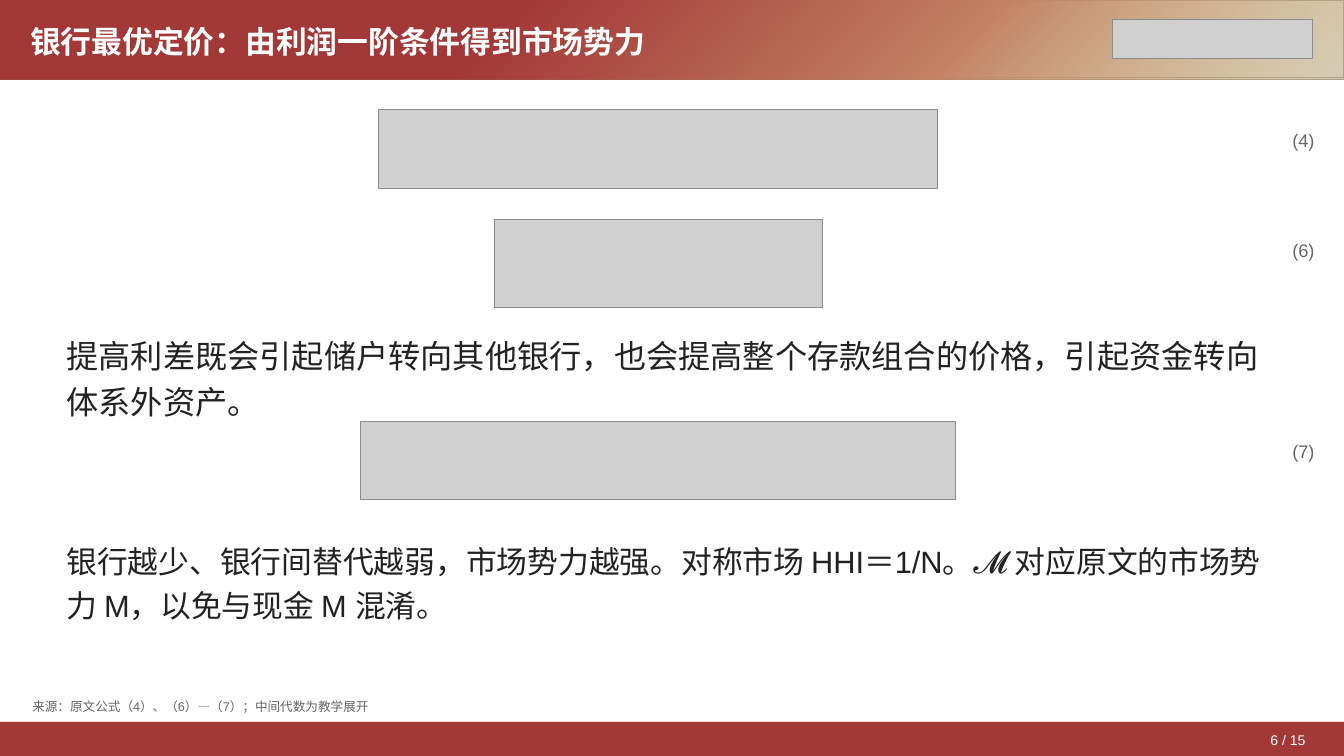
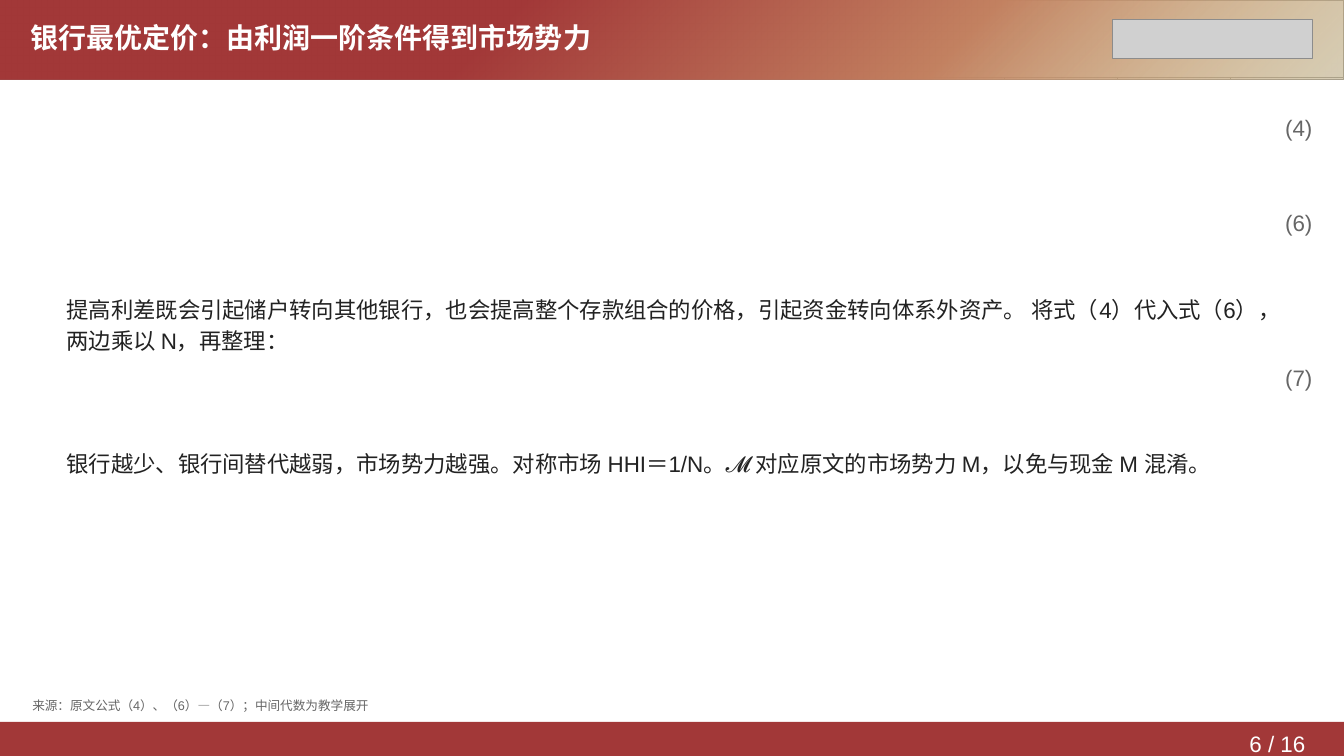
Before and after one commit to Yutingee/trial, a slide deck: slide 6 of deliverables/DepositsChannel-Model.pptx. Drawn at 1344x756 pixels with LibreOffice and Linux fonts; fonts in the diff are those of the drawing; grey boxes stand for pictures. Boxes give left, top, right and bottom in pixels: in the first picture for what was removed or moved away, otherwise in the second. Text is boxed around its words. In the diff, an @@ line names an element or a change of style, - is before the commit and + after.

```diff
--- a/deliverables/DepositsChannel-Model.pptx
+++ b/deliverables/DepositsChannel-Model.pptx
@@ text "银行最优定价：由利润一阶条件得到市场势力" at [30, 24, 591, 51]: size 22 to 20 pt; line spacing 1.2 to 1.15 @@
@@ picture removed at [379, 110, 938, 189] @@
@@ text "(4)": place and size @@
-text "(4)" at [1292, 134, 1314, 151]
+text "(4)" at [1285, 120, 1312, 141]
@@ text "(6)": place and size @@
-text "(6)" at [1292, 244, 1314, 261]
+text "(6)" at [1285, 215, 1312, 236]
@@ picture removed at [494, 220, 823, 308] @@
@@ text at [66, 299, 1281, 351]: text changed; size 23 to 16 pt @@
-提高利差既会引起储户转向其他银行，也会提高整个存款组合的价格，引起资金转向体系外资产。
+提高利差既会引起储户转向其他银行，也会提高整个存款组合的价格，引起资金转向体系外资产。 将式（4）代入式（6），两边乘以 N，再整理：
@@ size 13 to 16 pt; line spacing 1.2 to 1.15 in 3 elements at [1285, 120, 1312, 141], [1285, 215, 1312, 236], [1285, 370, 1312, 391] @@
@@ text "(7)": place and size @@
-text "(7)" at [1292, 445, 1314, 462]
+text "(7)" at [1285, 370, 1312, 391]
@@ text "银行越少、银行间替代越弱，市场势力越强。对称市场 HHI＝1/N。𝓜 对应原文的市场势力 M，以免与现金 M ...": place and size @@
-text "银行越少、银行间替代越弱，市场势力越强。对称市场 HHI＝1/N。𝓜 对应原文的市场势力 M，以免与现金 M ..." at [66, 547, 1261, 620]
+text "银行越少、银行间替代越弱，市场势力越强。对称市场 HHI＝1/N。𝓜 对应原文的市场势力 M，以免与现金 M ..." at [66, 453, 1211, 474]
@@ text "银行越少、银行间替代越弱，市场势力越强。对称市场 HHI＝1/N。𝓜 对应原文的市场势力 M，以免与现金 M ..." at [66, 453, 1211, 474]: size 22 to 16 pt; line spacing 1.2 to 1.15 @@
@@ picture removed at [361, 421, 956, 500] @@
@@ text at [1249, 736, 1305, 752]: text changed; size 10 to 16 pt @@
-6 / 15
+6 / 16
```
Also in this commit, not shown: 12 other slides changed, 3 slides added, 2 slides removed, 2 other files.
